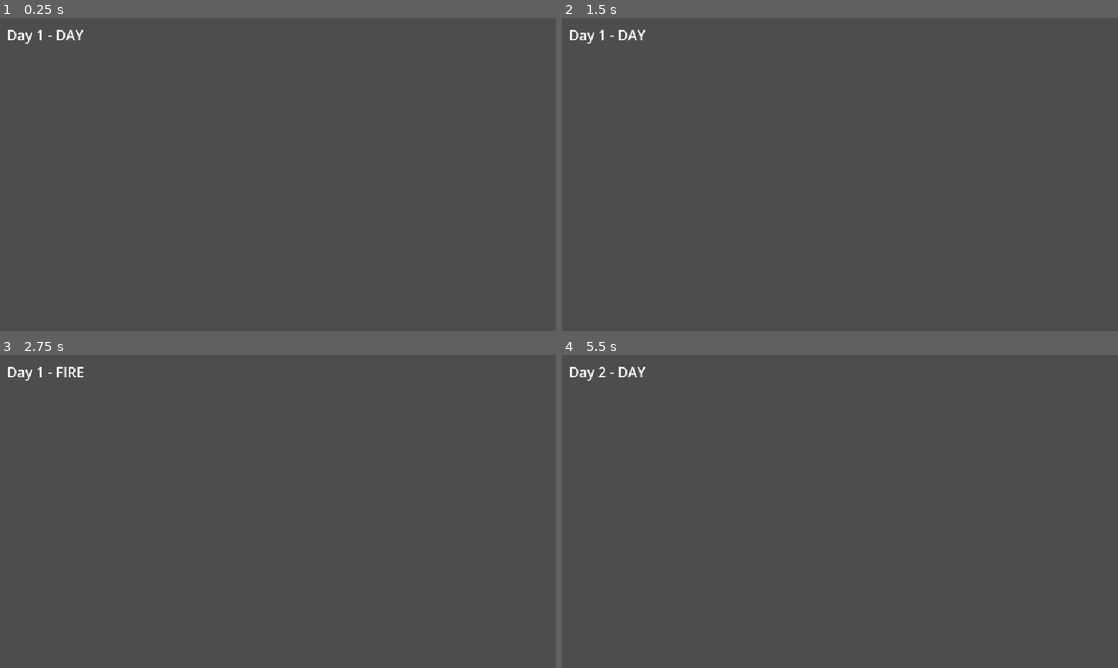
Above: before the commit, frames 1-4 (two rows, left to right).
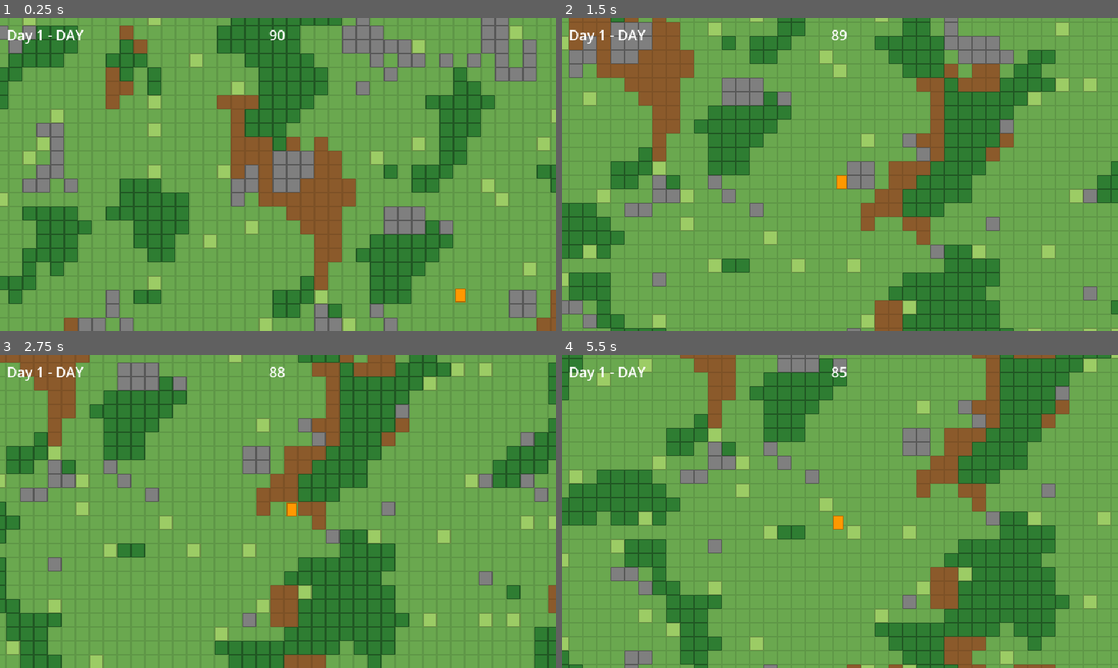
Above: after the commit, the same moments.

Repository: UseAI-SeaUrchinPlease/FireStartAlpha
Game: Godot game, scene res://scenes/main/Main.tscn
Same seed, same stepped clock (60 frames per second), same inputs: the game is played once before the commit and once after it.
Inputs:
- Up to frame 1 (0.25 s): no input
- Up to frame 2 (1.5 s): hold D (move_right) 0.53-1.28 s; hold J (dig) 0.53-1.28 s; hold S (move_down, bound only after the commit) from 1.28 s (still down); tap J (dig) at 1.35 s
- Up to frame 3 (2.75 s): release S (move_down, bound only after the commit) at 2.03 s; hold D (move_right) from 2.03 s (still down); hold J (dig) from 2.03 s (still down)
- Up to frame 4 (5.5 s): release D (move_right) at 2.78 s; release J (dig) at 2.78 s; hold W (move_up, bound only after the commit) 2.78-3.53 s; tap J (dig) at 2.85, 4.35 s; hold J (dig) 3.53-4.28 s; hold A (move_left) 3.53-5.03 s; hold S (move_down, bound only after the commit) from 5.03 s (still down); hold J (dig) from 5.03 s (still down)

The runs differ from the first frame. In frame 1, 98% of the frame differs, in the area x 0-100%, y 0-100%; in frame 2, 99%; in frame 3, 99%; in frame 4, 99%.

Commit message:
M1: top-down day phase with map generation, digging and item pickup
Switch the design from side view to top-down (no gravity) per user
direction: 8-way movement, noise-generated floor/obstacle layers, hold
dig to harvest trees/rocks/grass into the run inventory, and a day timer
that hands off to the fire phase. Placeholder art is generated by a
headless tool script; MapGenerator has a headless test.

Co-Authored-By: Claude Fable 5.1 <noreply@anthropic.com>

Diff:
--- /dev/null
+++ b/data/blocks/grass.tres
@@ -0,0 +1,13 @@
+[gd_resource type="Resource" script_class="BlockData" load_steps=3 format=3]
+
+[ext_resource type="Script" path="res://scripts/data/block_data.gd" id="1_script"]
+[ext_resource type="Resource" path="res://data/items/dry_grass.tres" id="2_item"]
+
+[resource]
+script = ExtResource("1_script")
+id = &"grass"
+display_name = "草むら"
+atlas_coords = Vector2i(2, 0)
+hardness = 0.3
+drop_item = ExtResource("2_item")
+drop_count = 1
--- /dev/null
+++ b/data/blocks/rock.tres
@@ -0,0 +1,13 @@
+[gd_resource type="Resource" script_class="BlockData" load_steps=3 format=3]
+
+[ext_resource type="Script" path="res://scripts/data/block_data.gd" id="1_script"]
+[ext_resource type="Resource" path="res://data/items/flint.tres" id="2_item"]
+
+[resource]
+script = ExtResource("1_script")
+id = &"rock"
+display_name = "岩"
+atlas_coords = Vector2i(1, 0)
+hardness = 1.0
+drop_item = ExtResource("2_item")
+drop_count = 1
--- /dev/null
+++ b/data/blocks/tree.tres
@@ -0,0 +1,13 @@
+[gd_resource type="Resource" script_class="BlockData" load_steps=3 format=3]
+
+[ext_resource type="Script" path="res://scripts/data/block_data.gd" id="1_script"]
+[ext_resource type="Resource" path="res://data/items/wood.tres" id="2_item"]
+
+[resource]
+script = ExtResource("1_script")
+id = &"tree"
+display_name = "木"
+atlas_coords = Vector2i(0, 0)
+hardness = 0.6
+drop_item = ExtResource("2_item")
+drop_count = 1
--- /dev/null
+++ b/data/blocks/wall.tres
@@ -0,0 +1,11 @@
+[gd_resource type="Resource" script_class="BlockData" load_steps=2 format=3]
+
+[ext_resource type="Script" path="res://scripts/data/block_data.gd" id="1_script"]
+
+[resource]
+script = ExtResource("1_script")
+id = &"wall"
+display_name = "岩壁"
+atlas_coords = Vector2i(3, 0)
+hardness = 0.0
+drop_count = 0
--- /dev/null
+++ b/data/items/dry_grass.tres
@@ -0,0 +1,16 @@
+[gd_resource type="Resource" script_class="ItemData" load_steps=4 format=3]
+
+[ext_resource type="Script" path="res://scripts/data/item_data.gd" id="1_script"]
+[ext_resource type="Texture2D" path="res://assets/sprites/items.png" id="2_atlas"]
+
+[sub_resource type="AtlasTexture" id="AtlasTexture_icon"]
+atlas = ExtResource("2_atlas")
+region = Rect2(8, 0, 8, 8)
+
+[resource]
+script = ExtResource("1_script")
+id = &"dry_grass"
+display_name = "枯れ草"
+icon = SubResource("AtlasTexture_icon")
+fire_role = 2
+heat = 10.0
--- /dev/null
+++ b/data/items/flint.tres
@@ -0,0 +1,16 @@
+[gd_resource type="Resource" script_class="ItemData" load_steps=4 format=3]
+
+[ext_resource type="Script" path="res://scripts/data/item_data.gd" id="1_script"]
+[ext_resource type="Texture2D" path="res://assets/sprites/items.png" id="2_atlas"]
+
+[sub_resource type="AtlasTexture" id="AtlasTexture_icon"]
+atlas = ExtResource("2_atlas")
+region = Rect2(16, 0, 8, 8)
+
+[resource]
+script = ExtResource("1_script")
+id = &"flint"
+display_name = "火打石"
+icon = SubResource("AtlasTexture_icon")
+fire_role = 3
+heat = 20.0
--- /dev/null
+++ b/data/items/wood.tres
@@ -0,0 +1,16 @@
+[gd_resource type="Resource" script_class="ItemData" load_steps=4 format=3]
+
+[ext_resource type="Script" path="res://scripts/data/item_data.gd" id="1_script"]
+[ext_resource type="Texture2D" path="res://assets/sprites/items.png" id="2_atlas"]
+
+[sub_resource type="AtlasTexture" id="AtlasTexture_icon"]
+atlas = ExtResource("2_atlas")
+region = Rect2(0, 0, 8, 8)
+
+[resource]
+script = ExtResource("1_script")
+id = &"wood"
+display_name = "薪"
+icon = SubResource("AtlasTexture_icon")
+fire_role = 1
+heat = 30.0
--- a/project.godot
+++ b/project.godot
@@ -50,10 +50,20 @@
 , Object(InputEventJoypadMotion,"resource_local_to_scene":false,"resource_name":"","device":-1,"axis":0,"axis_value":1.0,"script":null)
 ]
 }
-jump={
+move_up={
 "deadzone": 0.2,
-"events": [Object(InputEventKey,"resource_local_to_scene":fa …(140 unchanged characters)… d":false,"keycode":0,"physical_keycode":32,"key_label":0,"unicode":32,"location":0,"echo":false,"script":null)
-, Object(InputEventJoypadButton,"resource_local_to_scene":false,"resource_name":"","device":-1,"button_index":0,"pressure":0.0,"pressed":false,"script":null)
+"events": [Object(InputEventKey,"resource_local_to_scene":fa …(140 unchanged characters)… d":false,"keycode":0,"physical_keycode":87,"key_label":0,"unicode":119,"location":0,"echo":false,"script":null)
+, Object(InputEventKey,"resource_local_to_scene":false,"resource_name":"","device":-1,"window_id":0,"alt_pressed":false,"shift_pressed":false,"ctrl_pressed":false,"meta_pressed":false,"pressed":false,"keycode":0,"physical_keycode":4194320,"key_label":0,"unicode":0,"location":0,"echo":false,"script":null)
+, Object(InputEventJoypadButton,"resource_local_to_scene":false,"resource_name":"","device":-1,"button_index":11,"pressure":0.0,"pressed":false,"script":null)
+, Object(InputEventJoypadMotion,"resource_local_to_scene":false,"resource_name":"","device":-1,"axis":1,"axis_value":-1.0,"script":null)
+]
+}
+move_down={
+"deadzone": 0.2,
+"events": [Object(InputEventKey,"resource_local_to_scene":false,"resource_name":"","device":-1,"window_id":0,"alt_pressed":false,"shift_pressed":false,"ctrl_pressed":false,"meta_pressed":false,"pressed":false,"keycode":0,"physical_keycode":83,"key_label":0,"unicode":115,"location":0,"echo":false,"script":null)
+, Object(InputEventKey,"resource_local_to_scene":false,"resource_name":"","device":-1,"window_id":0,"alt_pressed":false,"shift_pressed":false,"ctrl_pressed":false,"meta_pressed":false,"pressed":false,"keycode":0,"physical_keycode":4194322,"key_label":0,"unicode":0,"location":0,"echo":false,"script":null)
+, Object(InputEventJoypadButton,"resource_local_to_scene":false,"resource_name":"","device":-1,"button_index":12,"pressure":0.0,"pressed":false,"script":null)
+, Object(InputEventJoypadMotion,"resource_local_to_scene":false,"resource_name":"","device":-1,"axis":1,"axis_value":1.0,"script":null)
 ]
 }
 dig={
--- a/scenes/phases/DayPhase.tscn
+++ b/scenes/phases/DayPhase.tscn
@@ -1,6 +1,37 @@
-[gd_scene load_steps=2 format=3]
+[gd_scene load_steps=4 format=3]
 
-[ext_resource type="Script" path="res://scenes/phases/day_phase.gd" id="1_day"]
+[ext_resource type="Script" path="res://scenes/phases/day_phase.gd" id="1_script"]
+[ext_resource type="PackedScene" path="res://scenes/world/World.tscn" id="2_world"]
+[ext_resource type="PackedScene" path="res://scenes/player/Player.tscn" id="3_player"]
 
 [node name="DayPhase" type="Node"]
-script = ExtResource("1_day")
+script = ExtResource("1_script")
+
+[node name="World" parent="." instance=ExtResource("2_world")]
+unique_name_in_owner = true
+
+[node name="Player" parent="." instance=ExtResource("3_player")]
+unique_name_in_owner = true
+
+[node name="DayTimer" type="Timer" parent="."]
+unique_name_in_owner = true
+one_shot = true
+
+[node name="HUD" type="CanvasLayer" parent="."]
+
+[node name="TimeLabel" type="Label" parent="HUD"]
+unique_name_in_owner = true
+offset_left = 270.0
+offset_top = 8.0
+offset_right = 370.0
+offset_bottom = 32.0
+text = "90"
+horizontal_alignment = 1
+
+[node name="InventoryLabel" type="Label" parent="HUD"]
+unique_name_in_owner = true
+offset_left = 480.0
+offset_top = 8.0
+offset_right = 632.0
+offset_bottom = 120.0
+horizontal_alignment = 2
--- a/scenes/phases/day_phase.gd
+++ b/scenes/phases/day_phase.gd
@@ -1,7 +1,54 @@
 extends GamePhase
 
-const PLACEHOLDER_DURATION := 1.5
+const PICKUP_SCENE := preload("res://scenes/world/ItemPickup.tscn")
+const MAP_WIDTH := 96
+const MAP_HEIGHT := 64
+
+@export var day_duration := 90.0
+
+@onready var _world: GameWorld = %World
+@onready var _player: Player = %Player
+@onready var _day_timer: Timer = %DayTimer
+@onready var _time_label: Label = %TimeLabel
+@onready var _inventory_label: Label = %InventoryLabel
 
 
 func _ready() -> void:
-	get_tree().create_timer(PLACEHOLDER_DURATION).timeout.connect(finish)
+	var map := MapGenerator.generate(randi(), MAP_WIDTH, MAP_HEIGHT)
+	_world.build(map)
+	_world.block_dug.connect(_on_block_dug)
+
+	_player.world = _world
+	_player.global_position = _world.cell_center(map.spawn_cell)
+	var bounds := _world.pixel_size()
+	_player.camera.limit_left = 0
+	_player.camera.limit_top = 0
+	_player.camera.limit_right = int(bounds.x)
+	_player.camera.limit_bottom = int(bounds.y)
+
+	GameState.inventory_changed.connect(_refresh_inventory)
+	_refresh_inventory()
+
+	_day_timer.timeout.connect(finish)
+	_day_timer.start(day_duration)
+
+
+func _process(_delta: float) -> void:
+	_time_label.text = "%d" % ceili(_day_timer.time_left)
+
+
+func _on_block_dug(cell: Vector2i, block: BlockData) -> void:
+	if block.drop_item == null:
+		return
+	var pickup: ItemPickup = PICKUP_SCENE.instantiate()
+	pickup.item = block.drop_item
+	pickup.count = block.drop_count
+	pickup.position = _world.cell_center(cell)
+	_world.add_child(pickup)
+
+
+func _refresh_inventory() -> void:
+	var lines: PackedStringArray = []
+	for item: ItemData in GameState.inventory:
+		lines.append("%s x%d" % [item.display_name, GameState.inventory[item]])
+	_inventory_label.text = "\n".join(lines)
--- /dev/null
+++ b/scenes/player/Player.tscn
@@ -0,0 +1,25 @@
+[gd_scene load_steps=4 format=3]
+
+[ext_resource type="Script" path="res://scenes/player/player.gd" id="1_script"]
+[ext_resource type="Texture2D" path="res://assets/sprites/player.png" id="2_texture"]
+
+[sub_resource type="RectangleShape2D" id="RectangleShape2D_body"]
+size = Vector2(12, 12)
+
+[node name="Player" type="CharacterBody2D"]
+collision_layer = 2
+collision_mask = 1
+motion_mode = 1
+script = ExtResource("1_script")
+
+[node name="Sprite" type="Sprite2D" parent="."]
+unique_name_in_owner = true
+position = Vector2(0, -2)
+texture = ExtResource("2_texture")
+
+[node name="CollisionShape" type="CollisionShape2D" parent="."]
+shape = SubResource("RectangleShape2D_body")
+
+[node name="Camera" type="Camera2D" parent="."]
+unique_name_in_owner = true
+position_smoothing_enabled = true
--- /dev/null
+++ b/scenes/player/player.gd
@@ -0,0 +1,49 @@
+class_name Player
+extends CharacterBody2D
+
+const SPEED := 90.0
+const DIG_REACH := 12.0
+
+var world: GameWorld
+
+var _facing := Vector2.DOWN
+var _dig_cell := Vector2i.ZERO
+var _dig_progress := 0.0
+
+@onready var camera: Camera2D = %Camera
+@onready var _sprite: Sprite2D = %Sprite
+
+
+func _physics_process(delta: float) -> void:
+	var direction := Input.get_vector("move_left", "move_right", "move_up", "move_down")
+	velocity = direction * SPEED
+	if direction != Vector2.ZERO:
+		_facing = _cardinal(direction)
+		if _facing.x != 0.0:
+			_sprite.flip_h = _facing.x < 0.0
+	move_and_slide()
+	_update_dig(delta)
+
+
+func _update_dig(delta: float) -> void:
+	if world == null or not Input.is_action_pressed("dig"):
+		_dig_progress = 0.0
+		return
+	var cell := world.cell_at(global_position + _facing * DIG_REACH)
+	var block := world.get_block(cell)
+	if block == null or block.hardness <= 0.0:
+		_dig_progress = 0.0
+		return
+	if cell != _dig_cell:
+		_dig_cell = cell
+		_dig_progress = 0.0
+	_dig_progress += delta
+	if _dig_progress >= block.hardness:
+		world.dig(cell)
+		_dig_progress = 0.0
+
+
+func _cardinal(direction: Vector2) -> Vector2:
+	if absf(direction.x) >= absf(direction.y):
+		return Vector2(signf(direction.x), 0.0)
+	return Vector2(0.0, signf(direction.y))
--- /dev/null
+++ b/scenes/world/ItemPickup.tscn
@@ -0,0 +1,17 @@
+[gd_scene load_steps=3 format=3]
+
+[ext_resource type="Script" path="res://scenes/world/item_pickup.gd" id="1_script"]
+
+[sub_resource type="RectangleShape2D" id="RectangleShape2D_pickup"]
+size = Vector2(10, 10)
+
+[node name="ItemPickup" type="Area2D"]
+collision_layer = 8
+collision_mask = 2
+script = ExtResource("1_script")
+
+[node name="Sprite" type="Sprite2D" parent="."]
+unique_name_in_owner = true
+
+[node name="CollisionShape" type="CollisionShape2D" parent="."]
+shape = SubResource("RectangleShape2D_pickup")
--- /dev/null
+++ b/scenes/world/World.tscn
@@ -0,0 +1,16 @@
+[gd_scene load_steps=4 format=3]
+
+[ext_resource type="Script" path="res://scenes/world/game_world.gd" id="1_script"]
+[ext_resource type="TileSet" path="res://scenes/world/ground.tres" id="2_ground"]
+[ext_resource type="TileSet" path="res://scenes/world/blocks.tres" id="3_blocks"]
+
+[node name="World" type="Node2D"]
+script = ExtResource("1_script")
+
+[node name="Ground" type="TileMapLayer" parent="."]
+unique_name_in_owner = true
+tile_set = ExtResource("2_ground")
+
+[node name="Blocks" type="TileMapLayer" parent="."]
+unique_name_in_owner = true
+tile_set = ExtResource("3_blocks")
--- /dev/null
+++ b/scenes/world/blocks.tres
@@ -0,0 +1,18 @@
+[gd_resource type="TileSet" load_steps=3 format=3]
+
+[ext_resource type="Texture2D" path="res://assets/sprites/blocks.png" id="1_blocks"]
+
+[sub_resource type="TileSetAtlasSource" id="TileSetAtlasSource_blocks"]
+texture = ExtResource("1_blocks")
+0:0/0 = 0
+0:0/0/physics_layer_0/polygon_0/points = PackedVector2Array(-8, -8, 8, -8, 8, 8, -8, 8)
+1:0/0 = 0
+1:0/0/physics_layer_0/polygon_0/points = PackedVector2Array(-8, -8, 8, -8, 8, 8, -8, 8)
+2:0/0 = 0
+2:0/0/physics_layer_0/polygon_0/points = PackedVector2Array(-8, -8, 8, -8, 8, 8, -8, 8)
+3:0/0 = 0
+3:0/0/physics_layer_0/polygon_0/points = PackedVector2Array(-8, -8, 8, -8, 8, 8, -8, 8)
+
+[resource]
+physics_layer_0/collision_layer = 1
+sources/0 = SubResource("TileSetAtlasSource_blocks")
--- /dev/null
+++ b/scenes/world/game_world.gd
@@ -0,0 +1,59 @@
+class_name GameWorld
+extends Node2D
+
+signal block_dug(cell: Vector2i, block: BlockData)
+
+const TILE_SIZE := 16
+const GROUND_ATLAS: Dictionary[StringName, Vector2i] = {
+	&"grass_floor": Vector2i(0, 0),
+	&"dirt_floor": Vector2i(1, 0),
+}
+
+var map: MapData
+
+var _blocks_by_id: Dictionary[StringName, BlockData] = {}
+
+@onready var _ground: TileMapLayer = %Ground
+@onready var _blocks: TileMapLayer = %Blocks
+
+
+func _ready() -> void:
+	for resource in DataDir.load_all("res://data/blocks"):
+		var block := resource as BlockData
+		_blocks_by_id[block.id] = block
+
+
+func build(map_data: MapData) -> void:
+	map = map_data
+	_ground.clear()
+	_blocks.clear()
+	for cell: Vector2i in map.ground:
+		_ground.set_cell(cell, 0, GROUND_ATLAS[map.ground[cell]])
+	for cell: Vector2i in map.cells:
+		_blocks.set_cell(cell, 0, _blocks_by_id[map.cells[cell]].atlas_coords)
+
+
+func get_block(cell: Vector2i) -> BlockData:
+	var id: StringName = map.cells.get(cell, &"")
+	return _blocks_by_id.get(id)
+
+
+func dig(cell: Vector2i) -> void:
+	var block := get_block(cell)
+	if block == null:
+		return
+	map.cells.erase(cell)
+	_blocks.erase_cell(cell)
+	block_dug.emit(cell, block)
+
+
+func cell_at(world_position: Vector2) -> Vector2i:
+	return _blocks.local_to_map(_blocks.to_local(world_position))
+
+
+func cell_center(cell: Vector2i) -> Vector2:
+	return _blocks.to_global(_blocks.map_to_local(cell))
+
+
+func pixel_size() -> Vector2:
+	return Vector2(map.width, map.height) * TILE_SIZE
--- /dev/null
+++ b/scenes/world/ground.tres
@@ -0,0 +1,11 @@
+[gd_resource type="TileSet" load_steps=3 format=3]
+
+[ext_resource type="Texture2D" path="res://assets/sprites/ground.png" id="1_ground"]
+
+[sub_resource type="TileSetAtlasSource" id="TileSetAtlasSource_ground"]
+texture = ExtResource("1_ground")
+0:0/0 = 0
+1:0/0 = 0
+
+[resource]
+sources/0 = SubResource("TileSetAtlasSource_ground")
--- /dev/null
+++ b/scenes/world/item_pickup.gd
@@ -0,0 +1,18 @@
+class_name ItemPickup
+extends Area2D
+
+var item: ItemData
+var count: int = 1
+
+@onready var _sprite: Sprite2D = %Sprite
+
+
+func _ready() -> void:
+	_sprite.texture = item.icon
+	body_entered.connect(_on_body_entered)
+
+
+func _on_body_entered(body: Node2D) -> void:
+	if body is Player:
+		GameState.add_item(item, count)
+		queue_free()
--- a/scripts/autoload/game_state.gd
+++ b/scripts/autoload/game_state.gd
@@ -1,11 +1,13 @@
 extends Node
+
+signal inventory_changed
 
 const START_HP := 10
 
 var day: int = 1
 var hp: int = START_HP
 var max_hp: int = START_HP
-var inventory: Dictionary[StringName, int] = {}
+var inventory: Dictionary[ItemData, int] = {}
 var upgrade_levels: Dictionary[StringName, int] = {}
 
 
@@ -15,7 +17,13 @@
 	hp = max_hp
 	inventory.clear()
 	upgrade_levels.clear()
+	inventory_changed.emit()
 
 
 func advance_day() -> void:
 	day += 1
+
+
+func add_item(item: ItemData, count: int = 1) -> void:
+	inventory[item] = inventory.get(item, 0) + count
+	inventory_changed.emit()
--- /dev/null
+++ b/scripts/core/data_dir.gd
@@ -0,0 +1,15 @@
+class_name DataDir
+extends RefCounted
+
+
+static func load_all(dir_path: String) -> Array[Resource]:
+	var resources: Array[Resource] = []
+	var files := DirAccess.get_files_at(dir_path)
+	files.sort()
+	for file in files:
+		# Exported builds may remap .tres files to .tres.remap; the loader still resolves the original path.
+		var name := file.trim_suffix(".remap")
+		if not name.ends_with(".tres"):
+			continue
+		resources.append(load(dir_path.path_join(name)))
+	return resources
--- /dev/null
+++ b/scripts/core/map_data.gd
@@ -0,0 +1,8 @@
+class_name MapData
+extends RefCounted
+
+var width: int
+var height: int
+var ground: Dictionary[Vector2i, StringName] = {}
+var cells: Dictionary[Vector2i, StringName] = {}
+var spawn_cell: Vector2i
--- /dev/null
+++ b/scripts/core/map_generator.gd
@@ -0,0 +1,48 @@
+class_name MapGenerator
+extends RefCounted
+
+const FOREST_FREQUENCY := 0.08
+const FOREST_THRESHOLD := 0.25
+const ROCK_FREQUENCY := 0.12
+const ROCK_THRESHOLD := 0.4
+const DIRT_FREQUENCY := 0.05
+const DIRT_THRESHOLD := 0.3
+const GRASS_TUFT_CHANCE := 0.04
+const SPAWN_CLEARANCE := 3
+
+
+static func generate(map_seed: int, width: int, height: int) -> MapData:
+	var forest := _noise(map_seed, FOREST_FREQUENCY)
+	var rocks := _noise(map_seed + 1, ROCK_FREQUENCY)
+	var dirt := _noise(map_seed + 2, DIRT_FREQUENCY)
+	var rng := RandomNumberGenerator.new()
+	rng.seed = map_seed
+
+	var data := MapData.new()
+	data.width = width
+	data.height = height
+	data.spawn_cell = Vector2i(Vector2(width, height) * 0.5)
+
+	for y in height:
+		for x in width:
+			var cell := Vector2i(x, y)
+			data.ground[cell] = &"dirt_floor" if dirt.get_noise_2d(x, y) > DIRT_THRESHOLD else &"grass_floor"
+			var tuft := rng.randf() < GRASS_TUFT_CHANCE
+			if x == 0 or y == 0 or x == width - 1 or y == height - 1:
+				data.cells[cell] = &"wall"
+			elif cell.distance_to(data.spawn_cell) <= SPAWN_CLEARANCE:
+				continue
+			elif forest.get_noise_2d(x, y) > FOREST_THRESHOLD:
+				data.cells[cell] = &"tree"
+			elif rocks.get_noise_2d(x, y) > ROCK_THRESHOLD:
+				data.cells[cell] = &"rock"
+			elif tuft:
+				data.cells[cell] = &"grass"
+	return data
+
+
+static func _noise(noise_seed: int, frequency: float) -> FastNoiseLite:
+	var noise := FastNoiseLite.new()
+	noise.seed = noise_seed
+	noise.frequency = frequency
+	return noise
--- /dev/null
+++ b/scripts/data/block_data.gd
@@ -0,0 +1,10 @@
+class_name BlockData
+extends Resource
+
+@export var id: StringName
+@export var display_name: String
+@export var atlas_coords: Vector2i
+## Seconds of holding "dig" to break it; 0 means it can never be dug.
+@export var hardness: float = 0.5
+@export var drop_item: ItemData
+@export var drop_count: int = 1
--- /dev/null
+++ b/scripts/data/item_data.gd
@@ -0,0 +1,10 @@
+class_name ItemData
+extends Resource
+
+enum FireRole { NONE, FUEL, TINDER, IGNITER }
+
+@export var id: StringName
+@export var display_name: String
+@export var icon: Texture2D
+@export var fire_role: FireRole = FireRole.NONE
+@export var heat: float = 0.0
--- /dev/null
+++ b/tests/test_map_generator.gd
@@ -0,0 +1,46 @@
+extends SceneTree
+
+const KNOWN_BLOCKS: Array[StringName] = [&"wall", &"tree", &"rock", &"grass"]
+
+var _failures := 0
+
+
+func _init() -> void:
+	var a := MapGenerator.generate(42, 48, 32)
+	var b := MapGenerator.generate(42, 48, 32)
+	var c := MapGenerator.generate(7, 48, 32)
+
+	_check(a.cells.hash() == b.cells.hash(), "same seed produces the same map")
+	_check(a.cells.hash() != c.cells.hash(), "different seed produces a different map")
+	_check(a.ground.size() == a.width * a.height, "every cell has a ground tile")
+
+	var border_ok := true
+	for x in a.width:
+		border_ok = border_ok and a.cells.get(Vector2i(x, 0)) == &"wall"
+		border_ok = border_ok and a.cells.get(Vector2i(x, a.height - 1)) == &"wall"
+	for y in a.height:
+		border_ok = border_ok and a.cells.get(Vector2i(0, y)) == &"wall"
+		border_ok = border_ok and a.cells.get(Vector2i(a.width - 1, y)) == &"wall"
+	_check(border_ok, "the outer ring is wall")
+
+	var ids_ok := true
+	for cell: Vector2i in a.cells:
+		ids_ok = ids_ok and a.cells[cell] in KNOWN_BLOCKS
+	_check(ids_ok, "every block id is known")
+
+	var spawn_clear := true
+	for dx in range(-1, 2):
+		for dy in range(-1, 2):
+			spawn_clear = spawn_clear and not a.cells.has(a.spawn_cell + Vector2i(dx, dy))
+	_check(spawn_clear, "spawn cell and its neighbours are clear")
+	_check(a.cells.size() > a.width * 2 + a.height * 2, "the map has obstacles beyond the border")
+
+	if _failures == 0:
+		print("test_map_generator: OK")
+	quit(1 if _failures > 0 else 0)
+
+
+func _check(condition: bool, message: String) -> void:
+	if not condition:
+		_failures += 1
+		push_error("FAIL: " + message)
--- /dev/null
+++ b/tools/gen_placeholder_art.gd
@@ -0,0 +1,32 @@
+extends SceneTree
+
+const GROUND_COLORS: Array[Color] = [Color("6aa84f"), Color("8b5a2b")]
+const BLOCK_COLORS: Array[Color] = [Color("2e7d32"), Color("7f7f7f"), Color("9ccc65"), Color("3a3a3a")]
+const ITEM_COLORS: Array[Color] = [Color("a0522d"), Color("c8b560"), Color("b0b0b0")]
+
+
+func _init() -> void:
+	_save_atlas("res://assets/sprites/ground.png", 16, GROUND_COLORS, 0.1)
+	_save_atlas("res://assets/sprites/blocks.png", 16, BLOCK_COLORS, 0.3)
+	_save_atlas("res://assets/sprites/items.png", 8, ITEM_COLORS, 0.3)
+	_save_solid("res://assets/sprites/player.png", Vector2i(12, 16), Color("ff9800"))
+	_save_solid("res://assets/sprites/zombie.png", Vector2i(12, 16), Color("6a8f3c"))
+	quit()
+
+
+func _save_atlas(path: String, size: int, colors: Array[Color], border_darken: float) -> void:
+	var image := Image.create_empty(size * colors.size(), size, false, Image.FORMAT_RGBA8)
+	for i in colors.size():
+		var rect := Rect2i(i * size, 0, size, size)
+		image.fill_rect(rect, colors[i].darkened(border_darken))
+		image.fill_rect(rect.grow(-1), colors[i])
+	image.save_png(path)
+	print("saved ", path)
+
+
+func _save_solid(path: String, size: Vector2i, color: Color) -> void:
+	var image := Image.create_empty(size.x, size.y, false, Image.FORMAT_RGBA8)
+	image.fill(color.darkened(0.3))
+	image.fill_rect(Rect2i(Vector2i.ONE, size - Vector2i(2, 2)), color)
+	image.save_png(path)
+	print("saved ", path)
Binary file added: assets/sprites/blocks.png
Not shown, added: assets/sprites/blocks.png.import
Binary file added: assets/sprites/ground.png
Not shown, added: assets/sprites/ground.png.import
Binary file added: assets/sprites/items.png
Not shown, added: assets/sprites/items.png.import
Binary file added: assets/sprites/player.png
Not shown, added: assets/sprites/player.png.import
Binary file added: assets/sprites/zombie.png
Not shown, added: assets/sprites/zombie.png.import
Not shown, added: scenes/player/player.gd.uid
Not shown, added: scenes/world/game_world.gd.uid
(and 17 more such lines)
